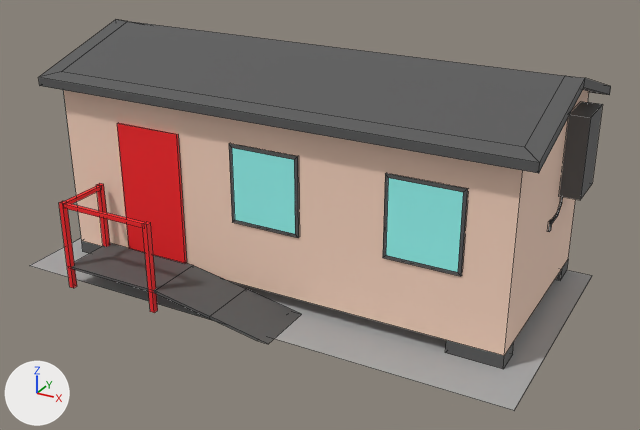
Before and after pictures for a commit that changed the FBX model sim-u/Assets/Resources/Models/Buildings/portable-small.fbx.
One viewpoint serves both versions: a 50 mm lens placed at (2.56, -2.23, 1.62), pointed at (1.08, 0.47, 0.27). The axes (+X, +Y, +Z) are drawn at lower left. The lights are the same throughout. Mesh edges are drawn as thin lines. Where no turn or scale is listed for an object, it has been applied to the vertices. Vertices at the same position are counted once.

Before the edit, the objects in view are built like this:
```python
me_plane_009 = bpy.data.meshes.new('Plane.009')
me_plane_009.from_pydata(...)  # 232 vertices, 169 faces; spans x 0.0..2.0, y -0.04..1.06, z -0.01..0.88
# faces by material slot: [126, 6, 31, 5, 1]
me_plane_009.materials.append(mat_roof)  # dark grey #595959
me_plane_009.materials.append(mat_window)  # cyan #99fff9
me_plane_009.materials.append(mat_door)  # red #fc1b21
me_plane_009.materials.append(mat_portable)  # beige #fcd7c1
me_plane_009.materials.append(mat_sidewalk)  # grey #aaaaaa
ob_portable_small = bpy.data.objects.new('portable-small', me_plane_009)
ob_portable_small.location = (0.0, 0.0, 0.0)
```
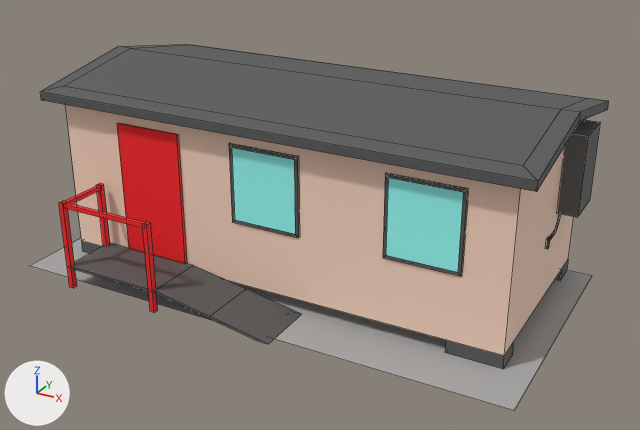
What differs and where, as boxes [x1, y1, x2, y2] in the pictures (640 x 430 px; the box of a moved part takes in the faces that stretch with it):
'portable-small', reshaped (6% shorter): before [29, 20, 611, 410]; after [29, 44, 609, 410]
part 1 of me_plane_009, moved or reshaped: before [559, 101, 603, 200]; after [557, 120, 600, 217]
part 2 of me_plane_009, moved or reshaped: before [548, 220, 552, 232]; after [546, 237, 550, 249]
part 3 of me_plane_009, moved or reshaped: before [552, 197, 563, 223]; after [550, 214, 561, 240]
part 4 of me_plane_009, moved or reshaped: before [38, 20, 611, 253]; after [40, 44, 609, 253]

The change, as a diff of the scene's bpy script:
```diff
--- a/sim-u/Assets/Resources/Models/Buildings/portable-small.fbx.py
+++ b/sim-u/Assets/Resources/Models/Buildings/portable-small.fbx.py
@@ me_plane_009 @@
 # used by ob_portable_small; location = (0.0, 0.0, 0.0)
-me_plane_009.from_pydata(...)  # 232 vertices, 169 faces; spans x 0.0..2.0, y -0.04..1.06, z -0.01..0.88
+me_plane_009.from_pydata(...)  # 232 vertices, 169 faces; spans x 0.0..2.0, y -0.04..1.06, z -0.01..0.77
+# me_plane_009 part 1: the loose piece of 8 vertices spanning x 1.9..1.97, y 0.72..0.89, z 0.42..0.72 is moved by (0.0, 0.0, -0.07)
+# me_plane_009 part 2: the loose piece of 8 vertices spanning x 1.9..1.91, y 0.6..0.62, z 0.33..0.37 is moved by (0.0, 0.0, -0.07)
+# me_plane_009 part 3: the loose piece of 16 vertices spanning x 1.9..1.91, y 0.62..0.75, z 0.35..0.43 is moved by (0.0, 0.0, -0.07)
+# me_plane_009 part 4: 24 of the vertices in x 0.04..1.96, y 0.14..1.06, z 0.71..0.88 are scaled about their middle by (1, 1, 0.604), then moved by (0.0, 0.0, -0.08)
 me_plane_009.materials.append(mat_roof)
```
